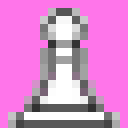
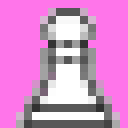
The second 128x128 image is a revision of the first. Changes to its layers:
added layer "Pawn copy" above "Pawn" over [16, 8, 120, 128]
hid "Pawn" over [8, 8, 120, 128]
